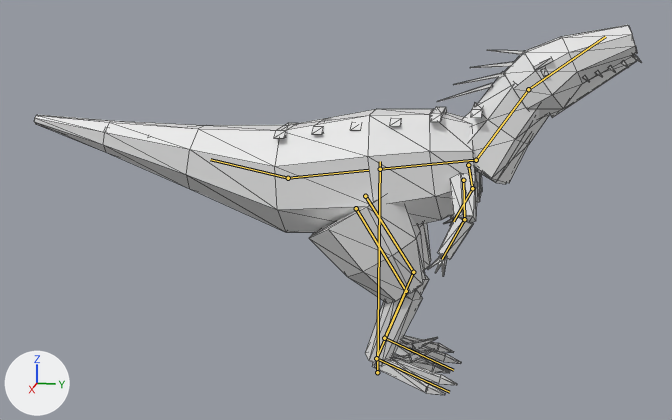
Before and after pictures for a commit that changed the glTF model assets/models/raptor/raptor.glb.
The view is the same before and after, from a camera (50 mm lens) standing at (2.752, 0.374, 1.218) and looking at (-0.008, -0.178, 0.528). Arrows for +X, +Y and +Z are at lower left; the lights stay in place. The first picture is the older version. Both versions are drawn at frame 4 of the action 'attack'; the numbers are the values there. The bones that bend it are drawn over the model as lines. Mesh edges are drawn as thin lines.

The first picture shows 'Body'.
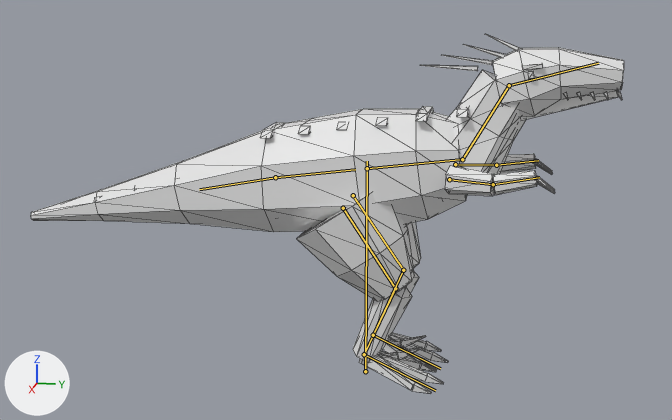
Boxes [x1, y1, x2, y2] around the edits, measured in the pictures (672 x 420 px):
'Body', posed
    before: [34, 25, 642, 395]
    after: [31, 34, 624, 394]
bone 'Root', root to tip
    before: (377, 372) to (380, 161)
    after: (365, 371) to (367, 161)
bone 'Neck', root to tip
    before: (476, 160) to (528, 89)
    after: (462, 159) to (509, 85)
bone 'Head', root to tip
    before: (528, 89) to (605, 36)
    after: (509, 85) to (598, 63)
bone 'RightWingUpper', root to tip
    before: (463, 180) to (464, 219)
    after: (449, 179) to (493, 184)
bone 'RightWingLower', root to tip
    before: (464, 219) to (442, 259)
    after: (493, 184) to (539, 177)
bone 'LeftWingUpper', root to tip
    before: (468, 165) to (472, 188)
    after: (455, 164) to (496, 165)
bone 'LeftWingLower', root to tip
    before: (472, 188) to (453, 221)
    after: (496, 165) to (538, 160)
bone 'Tail', root to tip
    before: (288, 178) to (210, 159)
    after: (275, 177) to (199, 189)
bone 'RightThigh', root to tip
    before: (356, 208) to (406, 291)
    after: (343, 208) to (395, 288)
bone 'RightShin', root to tip
    before: (406, 291) to (376, 358)
    after: (395, 288) to (364, 354)
bone 'LeftThigh', root to tip
    before: (365, 196) to (413, 272)
    after: (353, 195) to (403, 270)
bone 'LeftShin', root to tip
    before: (413, 272) to (384, 338)
    after: (403, 270) to (373, 335)

The change in detail:
Bone 'Root' (bone_root) moves from (0.0, 0.0, 0.04) to (0.0, 0.0, 0.08).
Bone 'Neck' (bone_neck) turns from (18, 0, 0) to (22, 0, 0) degrees about its own x, y and z.
Bone 'Head' (bone_head) turns from (10, 0, 0) to (-15, 0, 0) degrees about its own x, y and z.
Bone 'RightWingUpper' (bone_rightwingupper) turns from (55, -103, -86) to (59, 9, 15) degrees about its own x, y and z.
Bone 'RightWingLower' (bone_rightwinglower) turns from (-11, -5, 19) to (-30, 4, 0) degrees about its own x, y and z.
Bone 'LeftWingUpper' (bone_leftwingupper) turns from (55, 103, 86) to (59, -9, -15) degrees about its own x, y and z.
Bone 'LeftWingLower' (bone_leftwinglower) turns from (-11, 5, -19) to (-30, -4, 0) degrees about its own x, y and z.
Bone 'Tail' (bone_tail) turns from (-8, 0, 0) to (14, 0, 0) degrees about its own x, y and z.
Bone 'RightThigh' (bone_rightthigh) turns from (12, 0, 0) to (14, 0, 0) degrees about its own x, y and z.
Bone 'RightShin' (bone_rightshin) turns from (-16, 1, 1) to (-20, 1, 1) degrees about its own x, y and z.
Bone 'LeftThigh' (bone_leftthigh) turns from (12, 0, 0) to (14, 0, 0) degrees about its own x, y and z.
Bone 'LeftShin' (bone_leftshin) turns from (-16, -1, -1) to (-20, -1, -1) degrees about its own x, y and z.
